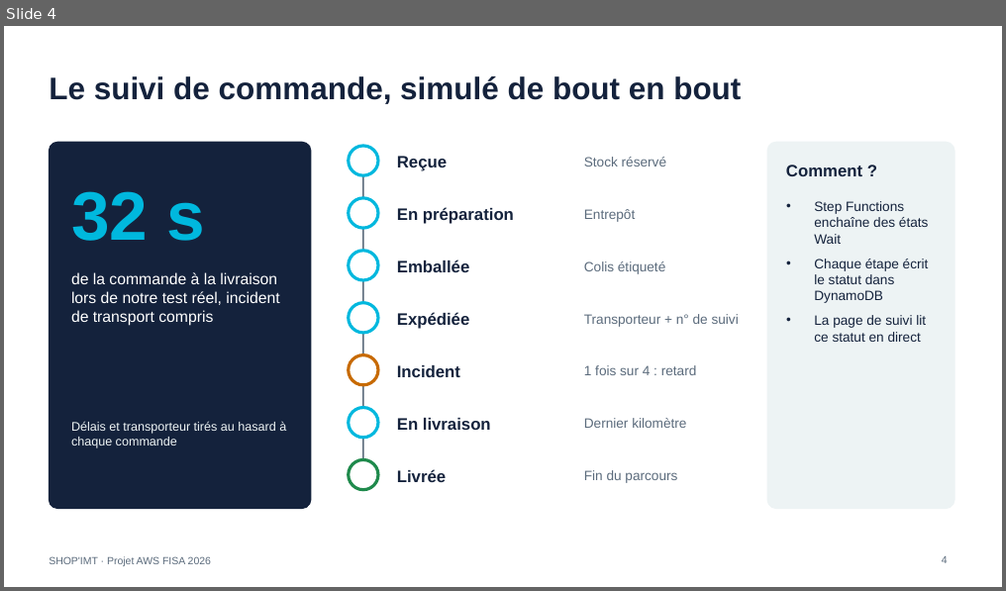
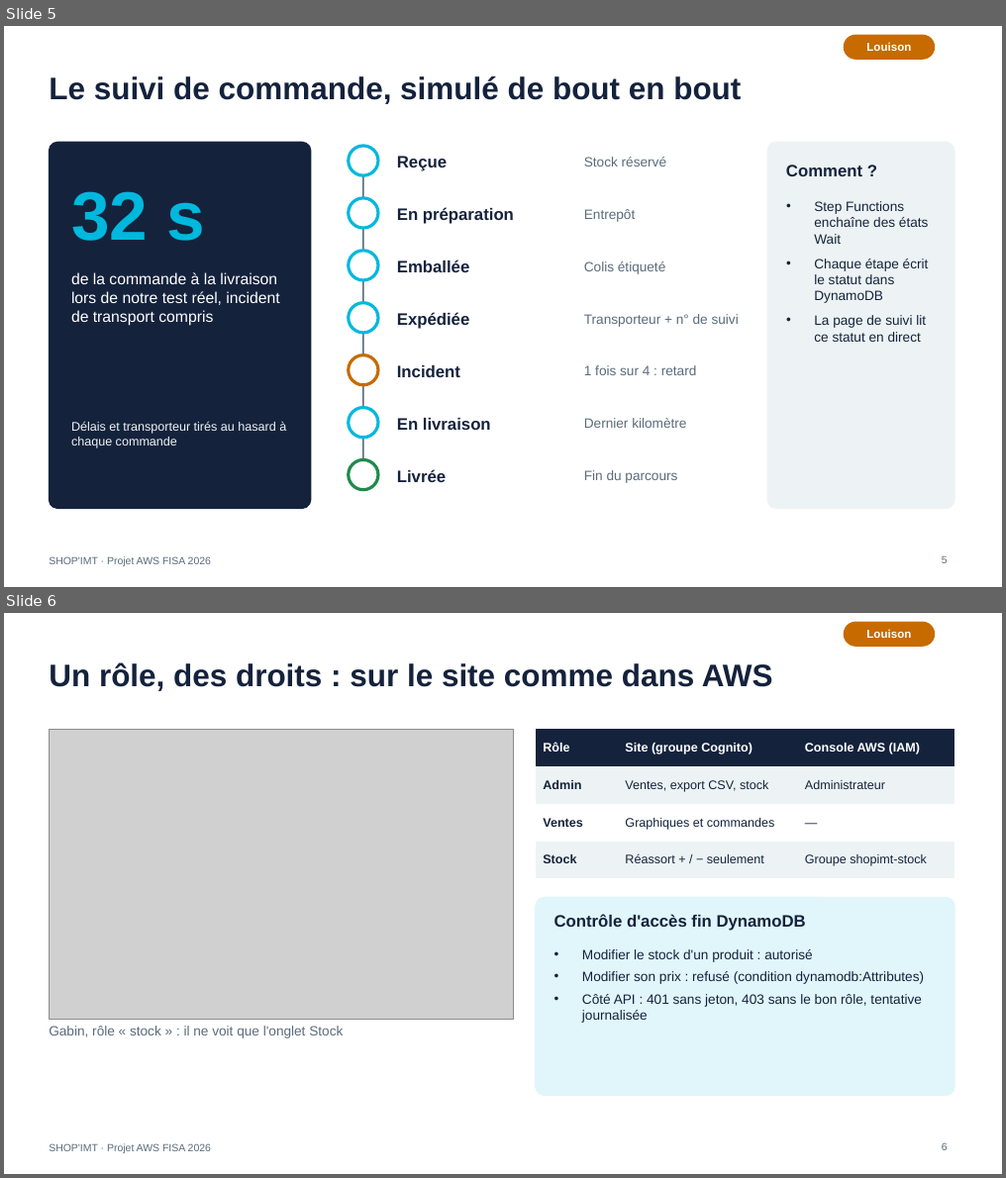
Before and after one commit to louizoom/shop-imt, a slide deck: docs/SHOP-IMT-presentation.pptx. Shown one above the other, each under a label of ours: slide 4 before the commit, slides 5 and 6 after it. The pictures are 1006x591 and 1006x1178 pixels, drawn with LibreOffice and Linux fonts; fonts in the diff are those of the drawing; grey boxes stand for pictures. Boxes give left, top, right and bottom in pixels: in the first picture for what was removed or moved away, otherwise in the second. Text is boxed around its words. In the diff, an @@ line names an element or a change of style, - is before the commit and + after.

```diff
--- a/docs/SHOP-IMT-presentation.pptx
+++ b/docs/SHOP-IMT-presentation.pptx
@@ slide 6 added at (4, 613, 1002, 1174), background #FFFFFF; not listed: 1 template element that a slide beside it also shows @@
@@ rounded rectangle added at (844, 622, 935, 646), fill #C76A00, outline #C76A00 1 pt @@
@@ text added at (866, 629, 911, 638), 11 pt, text #FFFFFF, bold @@
+Louison
@@ title added at (49, 663, 773, 691), 30 pt, text #14223C, bold @@
+Un rôle, des droits : sur le site comme dans AWS
@@ picture added at (49, 729, 513, 1020) @@
@@ table added at (536, 729, 954, 870), 4 rows, 3 columns @@
+Rôle | Site (groupe Cognito) | Console AWS (IAM)
+Admin | Ventes, export CSV, stock | Administrateur
+Ventes | Graphiques et commandes | —
+Stock | Réassort + / − seulement | Groupe shopimt-stock
@@ rounded rectangle added at (536, 897, 954, 1096), fill #E0F6FB, outline #E0F6FB 1 pt @@
@@ text added at (554, 914, 806, 931), 16 pt, text #14223C, bold @@
+Contrôle d'accès fin DynamoDB
@@ text added at (582, 950, 924, 1023), 13 pt, text #14223C @@
+• Modifier le stock d'un produit : autorisé
+• Modifier son prix : refusé (condition dynamodb:Attributes)
+• Côté API : 401 sans jeton, 403 sans le bon rôle, tentative journalisée
@@ text added at (49, 1026, 343, 1039), 13 pt, text #5B6B7C @@
+Gabin, rôle « stock » : il ne voit que l'onglet Stock
@@ page number added at (942, 1143, 947, 1151), 10 pt, text #5B6B7C @@
+6
@@ what was slide 4 is now slide 5 @@
@@ slide 5 changed as well @@
@@ rounded rectangle added at (844, 35, 935, 59), fill #C76A00, outline #C76A00 1 pt @@
@@ text added at (866, 42, 911, 51), 11 pt, text #FFFFFF, bold @@
+Louison
@@ page number at (942, 557, 947, 564): text changed @@
-4
+5
```
Also in this commit, not shown: 6 other slides changed, 3 other slides added, 1 slide removed, 1 other file.
